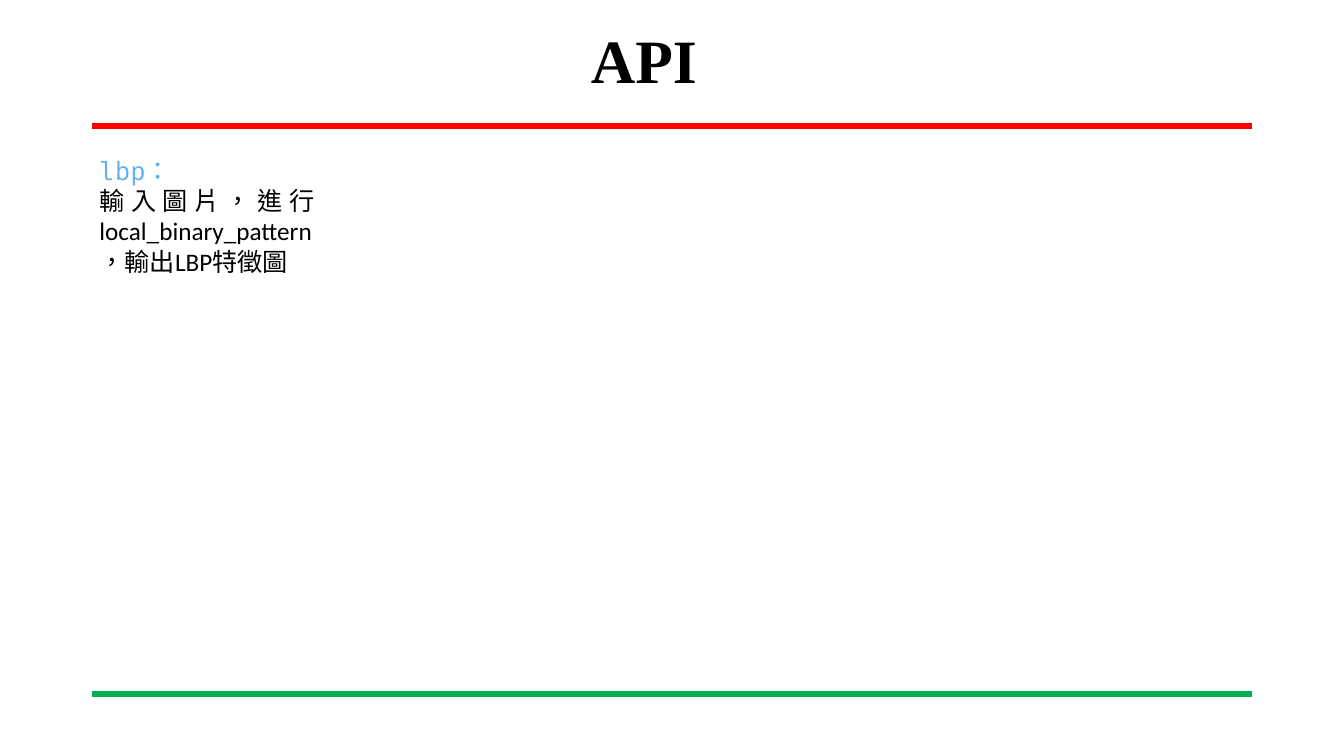
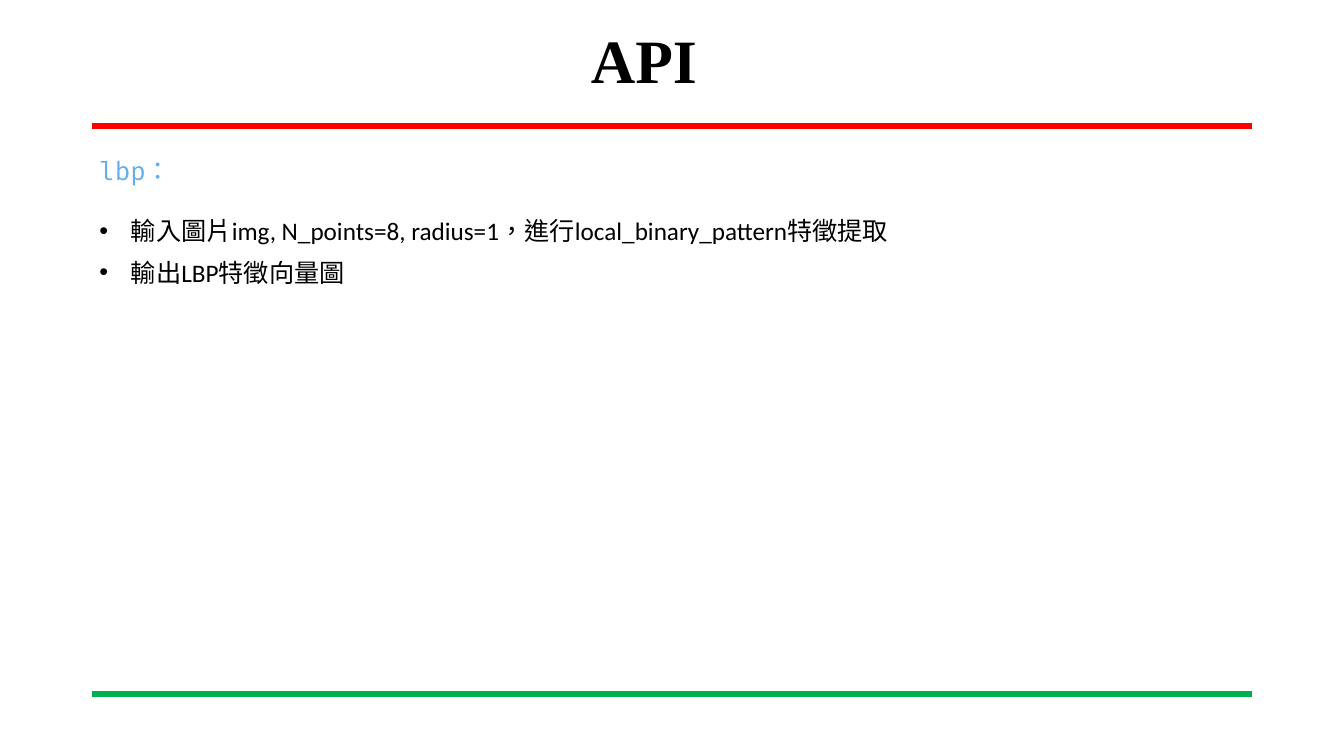
Before and after one commit to CCH147/113embedded-image, a slide deck: slide 4 of 嵌入式影像處理_1107.pptx. Drawn at 1344x756 pixels with LibreOffice and Linux fonts; fonts in the diff are those of the drawing; background and template pictures are left out. Boxes give left, top, right and bottom in pixels: in the first picture for what was removed or moved away, otherwise in the second. Text is boxed around its words. In the diff, an @@ line names an element or a change of style, - is before the commit and + after.

Commit message:
added pptx

```diff
--- a/嵌入式影像處理_1107.pptx
+++ b/嵌入式影像處理_1107.pptx
@@ text at [131, 218, 888, 245]: text changed @@
-輸入圖片，進行local_binary_pattern，輸出LBP特徵圖
+• 輸入圖片img, N_points=8, radius=1，進行local_binary_pattern特徵提取
@@ text added at [131, 260, 345, 284], 18 pt, text #000000 @@
+• 輸出LBP特徵向量圖
```
Also in this commit, not shown: 2 other slides changed, 3 slides added, 4 slides removed.
